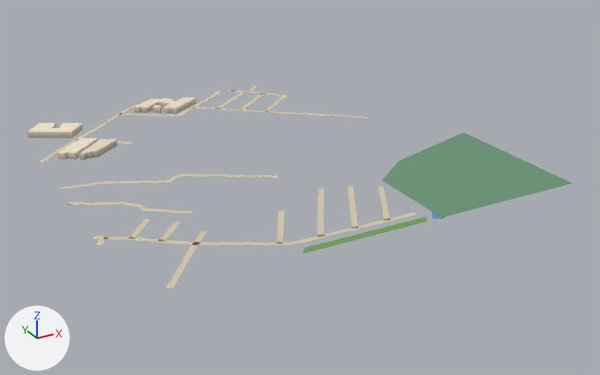
One commit to the glTF model public/assets/bengaluru-region-v1/tiles/t39_-3-l1.glb: the scene before it, then after it.
The view is the same before and after, from a 50 mm camera at (19331.0, -2093.0, 365.0) aimed at (19775.0, -1285.0, -39.0). Every picture has the same lights, and +X, +Y and +Z are marked at lower left. The picture after the commit comes second.

The first picture shows 'building', 'ground' and 1 more.
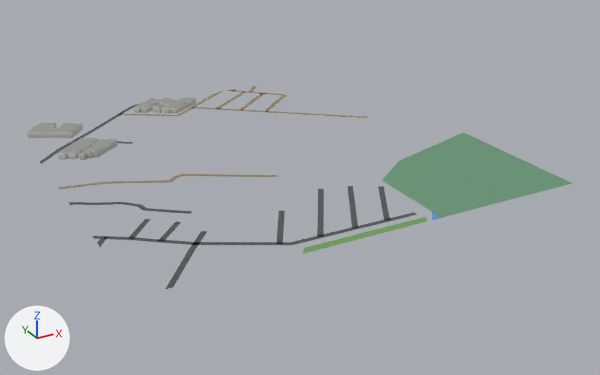
Location of each change, (x1, y1, x2, y2) in pixels of the pictures (600 x 375 px; the box of a moved part takes in the faces that stretch with it):
part 1 of me_building, recoloured (white to grey)
    both: (27, 97, 196, 158)
part 2 of me_ground, moved or reshaped
    before: (38, 161, 214, 289)
    after: (40, 161, 214, 289)
part 3 of me_ground, moved or reshaped
    both: (125, 86, 287, 116)
part 4 of me_ground, recoloured
    both: (40, 90, 417, 249)

Diff of the bpy script that builds the scene:
```diff
--- a/public/assets/bengaluru-region-v1/tiles/t39_-3-l1.glb.py
+++ b/public/assets/bengaluru-region-v1/tiles/t39_-3-l1.glb.py
@@ me_building @@
 # used by ob_building; location = (19500.0, -1500.0, 0.0)
-me_building.from_pydata(...)  # 122 vertices, 173 faces; spans x 7.0..247.0, y 329.0..497.0, z 0.0..8.0
+me_building.from_pydata(...)  # 122 vertices, 224 faces; spans x 7.0..247.0, y 329.0..497.0, z 0.0..8.0
+# me_building part 1: 173 kept faces spanning x 7.0..247.0, y 329.0..497.0, z 0.0..8.0 get new vertex colours
 me_building.materials.append(mat_building)
@@ me_ground @@
 # used by ob_ground; location = (19500.0, -1500.0, 0.0)
-me_ground.from_pydata(...)  # 320 vertices, 305 faces; spans x -3.0..500.0, y -2.0..503.0, z 1.0
+me_ground.from_pydata(...)  # 322 vertices, 307 faces; spans x 0.0..500.0, y 0.0..500.0, z 1.0
+# me_ground part 2: 15 vertices moved from x -2.0..133.0, y 105.0..345.0, z 1.0 to x 0.0..132.0, y 101.0..347.0, z 1.0; 8 vertices removed from x -3.0..55.0, y -2.0..217.0, z 1.0; 8 vertices added at x 0.0..53.0, y 0.0..217.0, z 1.0
+# me_ground part 3: 9 vertices moved from x 202.0..375.0, y 424.0..502.0, z 1.0 to x 204.0..376.0, y 424.0..500.0, z 1.0; 6 vertices removed from x 169.0..352.0, y 498.0..503.0, z 1.0; 8 vertices added at x 166.0..359.0, y 496.0..500.0, z 1.0
+# me_ground part 4: 171 kept faces spanning x 0.0..426.0, y 17.0..500.0, z 1.0 get new vertex colours
 me_ground.materials.append(mat_ground)
```
